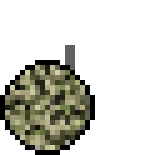
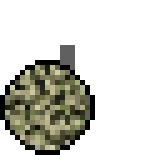
Layer changes from the first 155x155 image to the second:
painted on "SL_040821_42090_15" over [60, 35, 75, 65]
